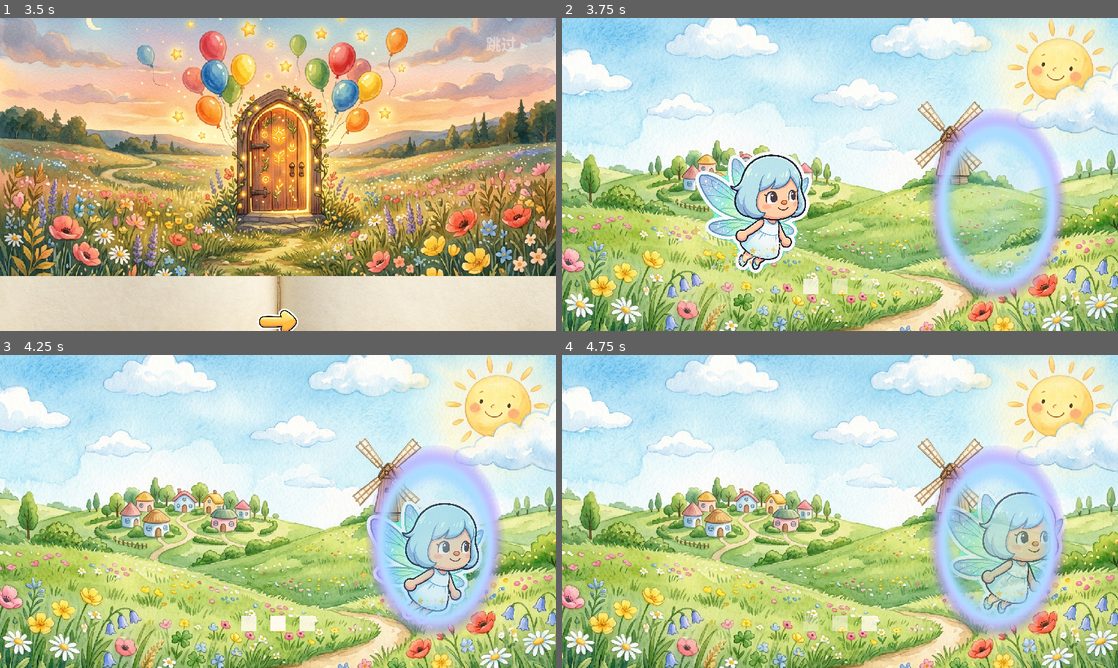
Above: before the commit, frames 1-4 (two rows, left to right).
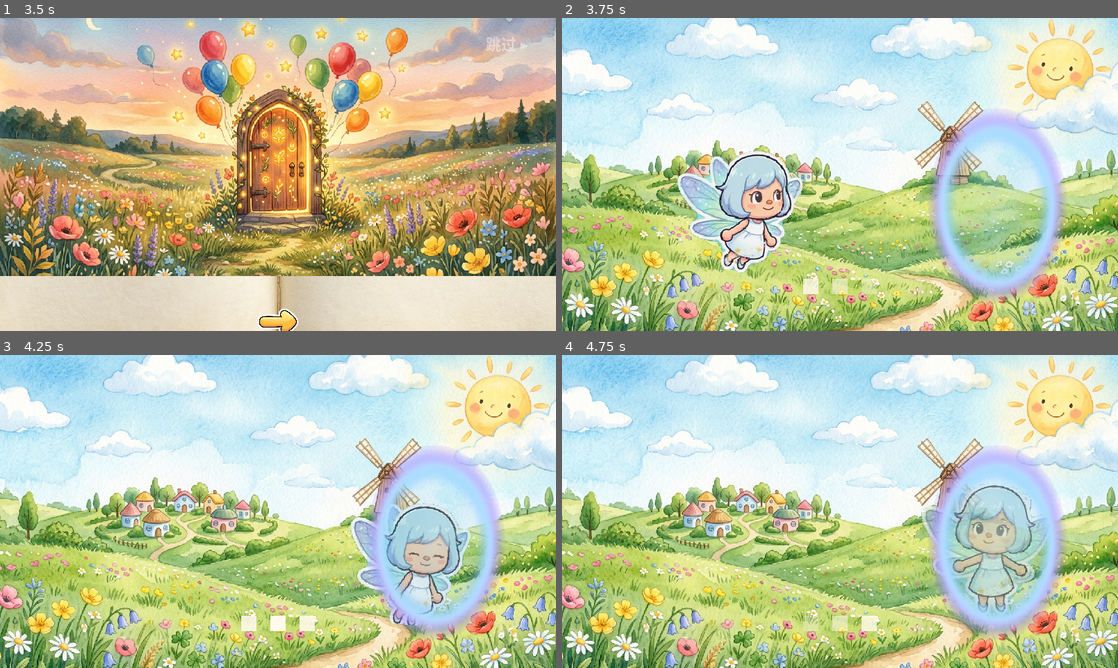
Above: after the commit, the same moments.

Repository: hoveychen/maliang
Game: Godot game, scene res://menu.tscn
Same seed, same stepped clock (60 frames per second), same inputs: the game is played once before the commit and once after it. Sound files missing from this copy of the repository are replaced by a short silence.
Inputs (mouse positions are in pixels of both pictures, inside the frame that each line leads up to):
- Up to frame 1 (3.5 s): tap Enter (ui_accept) at 0.5, 0.77, 1.07 s; move the mouse to (400, 158) at 0.52 s; hold Right (ui_right) 0.53-1.25 s; click (400, 158) at 0.67 s; click (278, 321) at 1.25 s; click (278, 321) at 2 s; click "跳过 ▸" at 2.75 s
- Up to frame 2 (3.75 s): tap Enter (ui_accept) at 3.5 s; drag from (728, 190) to (812, 237) at 3.52 s
- Up to frame 3 (4.25 s): no input
- Up to frame 4 (4.75 s): move the mouse to (895, 442) at 4.27 s; hold Right (ui_right) from 4.28 s (still down)

Frame 1 is identical in both runs. In frame 2, 5.6% of the frame differs, in the area x 19-45%, y 42-82%; in frame 3, 4.8%; in frame 4, 4.8%.

Commit message:
feat(loading): 仙子换服务端 idle 动画图集(本地 WebP 打包)
加载页仙子从静态 fairy.png 换成动画图集:AtlasTexture 每帧移 region 播 idle(6×6/31帧/8fps,
cell 216×160)。图集取自 prod 默认世界仙子(animAsset 663f6a9d889f085b),转 WebP q90(265KB)
打包本地——loading 在开网络前,离线也能动。缺失回落静态立绘。

Diff:
--- a/scripts/loading.gd
+++ b/scripts/loading.gd
@@ -23,6 +23,12 @@
 const FAIRY_W := 260.0    ## 仙子精灵框宽/高（横飞时按框定位）
 const FAIRY_H := 178.0
 const FLY_MARGIN := 44.0  ## 飞行航道左右留白
+# 仙子 idle 动画图集（服务端生成、WebP 打包本地供离线用；6×6 网格 31 帧 8fps，cell 216×160）
+const FAIRY_SHEET_COLS := 6
+const FAIRY_SHEET_FRAMES := 31
+const FAIRY_SHEET_FPS := 8.0
+const FAIRY_CELL_W := 216
+const FAIRY_CELL_H := 160
 const PROG_FOLLOW := 2.5  ## 显示进度追真进度的速度（每秒）：真里程碑落地时仙子快速前冲
 const PROG_CREEP := 0.035 ## 真进度停滞时的慢爬（每秒），朝 0.9 渐近但永不到顶——到顶只由 world_ready 触发
 const CREEP_CEIL := 0.9   ## 慢爬封顶：网络久等时仙子最多爬到 90%，留最后一截给「真就绪」
@@ -36,6 +42,7 @@
 var _fade_root: Control    ## 淡出目标（背景+三点挂它下面，改 modulate:a 剥离）
 var _portal: TextureRect   ## 航道终点的传送门（挂 CanvasLayer 上、盖过 _fade_root，单独转场）
 var _fairy: TextureRect
+var _fairy_atlas: AtlasTexture ## 仙子动画图集的取帧窗口（每帧移 region 播 idle 动画）
 var _dots: Array[ColorRect] = []
 var _t := 0.0
 var _prog := 0.0           ## 显示进度 [0,1]：驱动仙子横向位置；真进度来自 _world.ready_progress()
@@ -74,7 +81,15 @@
 	# 「小仙子布置世界，飞到尽头就绪」，让慢网也有进度感、且揭幕严格等仙子飞到头。
 	# 锚到左上角：offset 即绝对像素，_process 每帧按 _prog 摆 X。
 	_fairy = TextureRect.new()
-	_fairy.texture = load("res://assets/fairy.png")
+	# idle 动画图集：AtlasTexture 每帧移 region 播（见 _update_fairy_frame）；缺失则回落静态立绘
+	var sheet := load("res://assets/fairy_idle.webp") as Texture2D
+	if sheet != null:
+		_fairy_atlas = AtlasTexture.new()
+		_fairy_atlas.atlas = sheet
+		_fairy_atlas.region = Rect2(0, 0, FAIRY_CELL_W, FAIRY_CELL_H)
+		_fairy.texture = _fairy_atlas
+	else:
+		_fairy.texture = load("res://assets/fairy.png")
 	_fairy.expand_mode = TextureRect.EXPAND_IGNORE_SIZE
 	_fairy.stretch_mode = TextureRect.STRETCH_KEEP_ASPECT_CENTERED
 	_fairy.set_anchors_preset(Control.PRESET_TOP_LEFT)
@@ -149,6 +164,7 @@
 	_t += delta
 	if _react_t > 0.0:
 		_react_t = maxf(0.0, _react_t - delta)
+	_update_fairy_frame()
 	_advance_progress(delta)
 	if not _transitioning: # 转场后仙子交给吸入 tween，别再被逐帧布局覆盖 scale/位置
 		_layout_fairy()
@@ -202,6 +218,16 @@
 	_fairy.offset_bottom = base_y + FAIRY_H + bob
 	_fairy.rotation = tilt
 	_fairy.scale = Vector2(s * flip, s) # x 方向翻转做纸片翻面
+
+## 播 idle 动画：按 _t 与 fps 取当前帧，移动 AtlasTexture 的 region 到对应网格格子。
+func _update_fairy_frame() -> void:
+	if _fairy_atlas == null:
+		return
+	var f := int(_t * FAIRY_SHEET_FPS) % FAIRY_SHEET_FRAMES
+	var col := f % FAIRY_SHEET_COLS
+	@warning_ignore("integer_division")
+	var row := f / FAIRY_SHEET_COLS
+	_fairy_atlas.region = Rect2(col * FAIRY_CELL_W, row * FAIRY_CELL_H, FAIRY_CELL_W, FAIRY_CELL_H)
 
 ## 仙子飞行终点＝门心（_prog=1 时仙子框中心），转场里仙子被吸入此处。
 func _finish_center() -> Vector2:
Binary file added: assets/fairy_idle.webp
Not shown, added: assets/fairy_idle.webp.import
